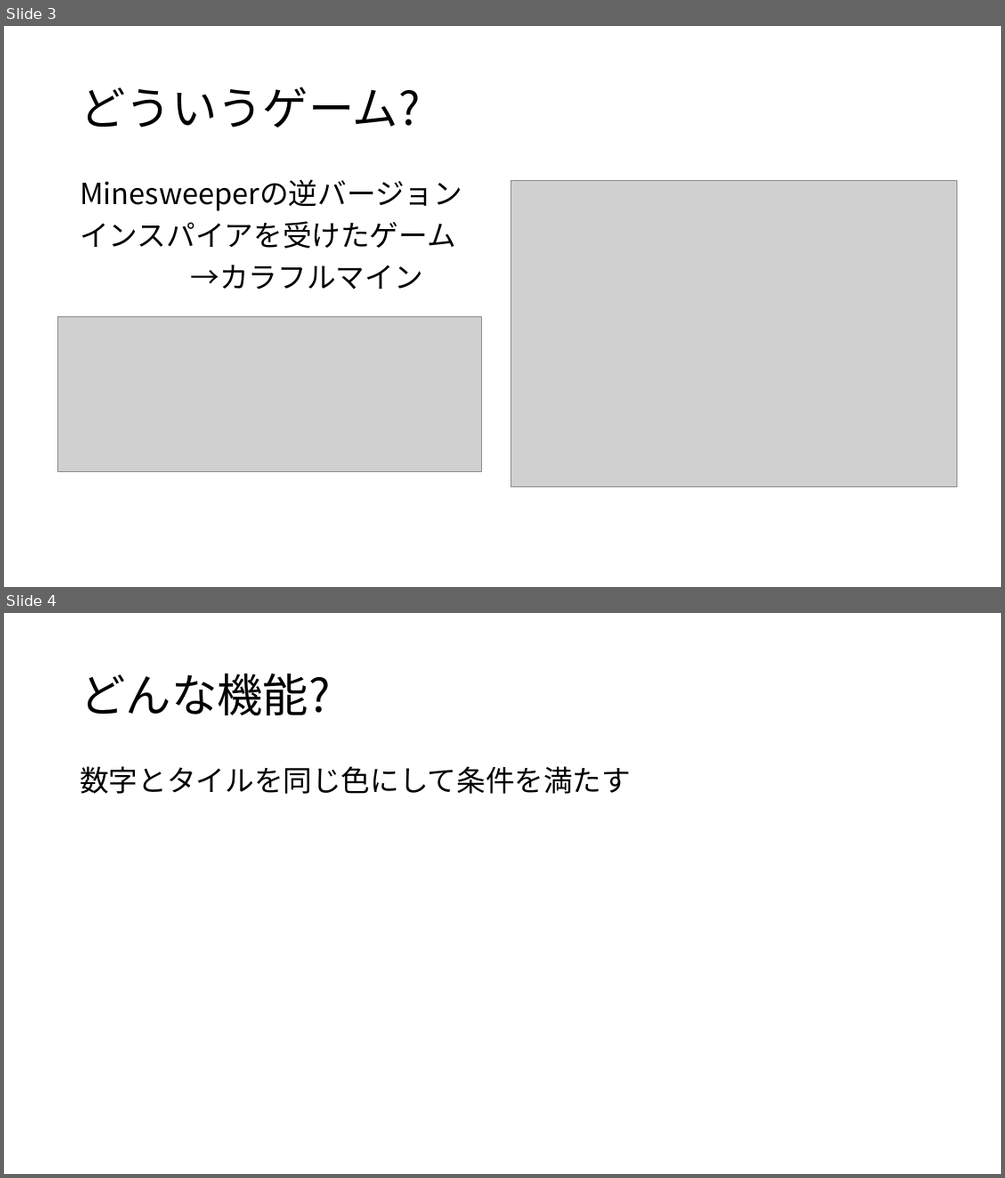
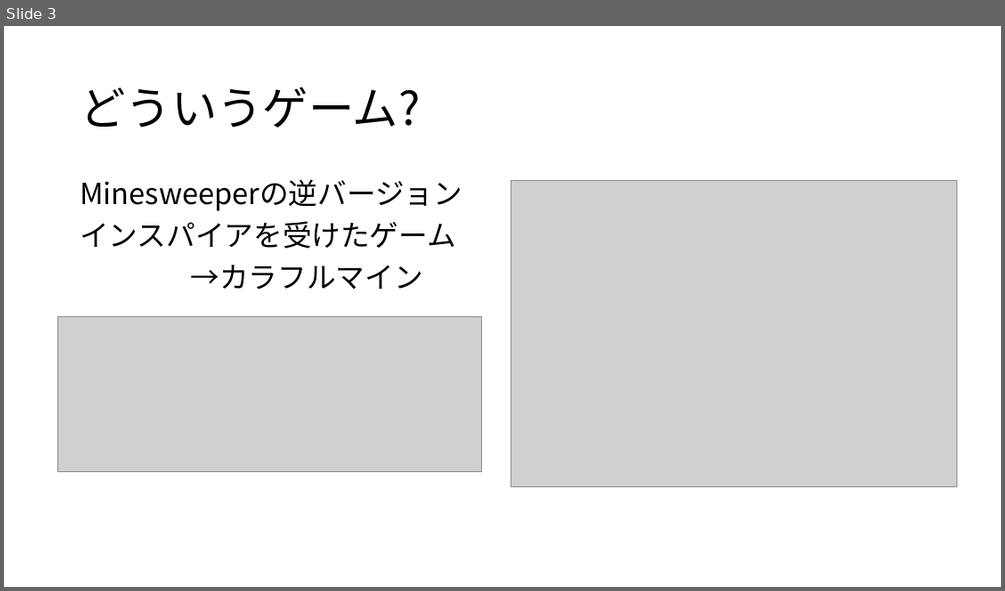
Before and after one commit to John-bardera/minesweeper, a slide deck: 逆minesweeper.pptx. Shown one above the other, each under a label of ours: slides 3 and 4 before the commit, slide 3 after it. The pictures are 1005x1178 and 1005x591 pixels, drawn with LibreOffice and Linux fonts; fonts in the diff are those of the drawing; grey boxes stand for pictures. Boxes give left, top, right and bottom in pixels: in the first picture for what was removed or moved away, otherwise in the second. Text is boxed around its words. In the diff, an @@ line names an element or a change of style, - is before the commit and + after.

```diff
--- a/逆minesweeper.pptx
+++ b/逆minesweeper.pptx
@@ slide 4 removed at [4, 613, 1001, 1174], background #FFFFFF @@
@@ title removed at [80, 674, 330, 716] @@
-どんな機能?
@@ text removed at [80, 766, 631, 794] @@
-数字とタイルを同じ色にして条件を満たす
```
Also in this commit, not shown: 1 slide changed.
